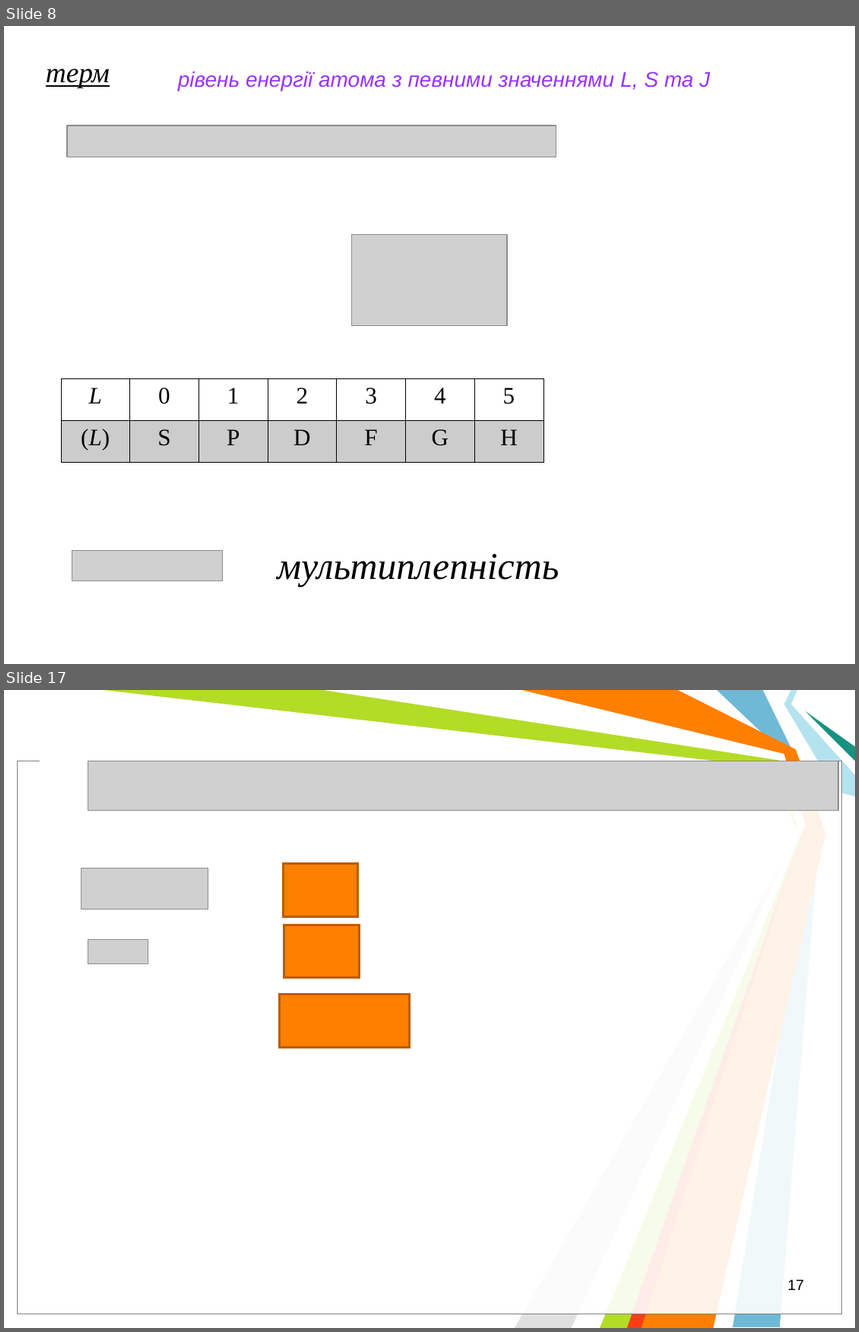
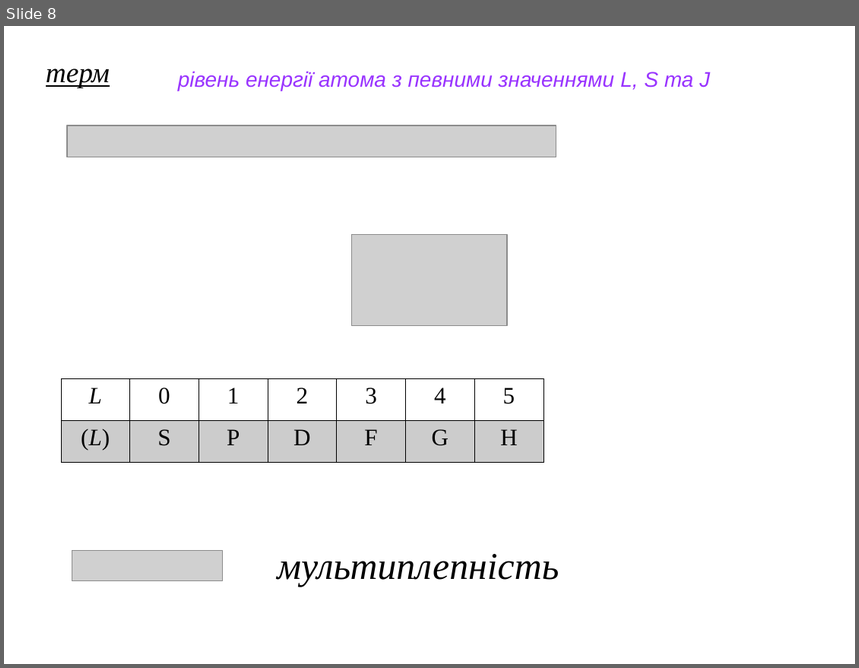
Before and after one commit to l432/NMK, a slide deck: Lecture/Chem/Lessons13/Less00_13s.ppt. Shown one above the other, each under a label of ours: slides 8 and 17 before the commit, slide 8 after it; the slides between them are not shown. The pictures are 859x1332 and 859x668 pixels, drawn with LibreOffice and Linux fonts; fonts in the diff are those of the drawing; grey boxes stand for pictures; background and template pictures are left out. Boxes give left, top, right and bottom in pixels: in the first picture for what was removed or moved away, otherwise in the second. Text is boxed around its words. In the diff, an @@ line names an element or a change of style, - is before the commit and + after.

```diff
--- a/Lecture/Chem/Lessons13/Less00_13s.ppt
+++ b/Lecture/Chem/Lessons13/Less00_13s.ppt
@@ slide 17 removed at (x1=4, y1=690, x2=855, y2=1328), background #FFFFFF @@
@@ freeform shape removed at (x1=104, y1=690, x2=806, y2=1328) @@
@@ freeform shape removed at (x1=323, y1=690, x2=805, y2=1328) @@
@@ freeform shape removed at (x1=522, y1=690, x2=826, y2=1328) @@
@@ freeform shape removed at (x1=718, y1=690, x2=820, y2=1328) @@
@@ freeform shape removed at (x1=785, y1=690, x2=855, y2=796) @@
@@ freeform shape removed at (x1=806, y1=711, x2=855, y2=761) @@
@@ rectangle removed at (x1=40, y1=753, x2=621, y2=768) @@
@@ rectangle removed at (x1=18, y1=761, x2=842, y2=1315) @@
@@ rectangle removed at (x1=18, y1=761, x2=842, y2=1315) @@
@@ picture removed at (x1=88, y1=761, x2=838, y2=811) @@
@@ freeform shape removed at (x1=515, y1=844, x2=793, y2=1328) @@
@@ freeform shape removed at (x1=627, y1=846, x2=797, y2=1328) @@
@@ picture removed at (x1=81, y1=869, x2=208, y2=910) @@
@@ rectangle removed at (x1=283, y1=863, x2=358, y2=916) @@
@@ picture removed at (x1=88, y1=939, x2=148, y2=964) @@
@@ rectangle removed at (x1=284, y1=925, x2=359, y2=978) @@
@@ rectangle removed at (x1=280, y1=994, x2=409, y2=1046) @@
@@ page number removed at (x1=788, y1=1280, x2=804, y2=1290) @@
-17
```
Also in this commit, not shown: 5 slides changed, 7 slides added, 6 other slides removed, 3 other files.
